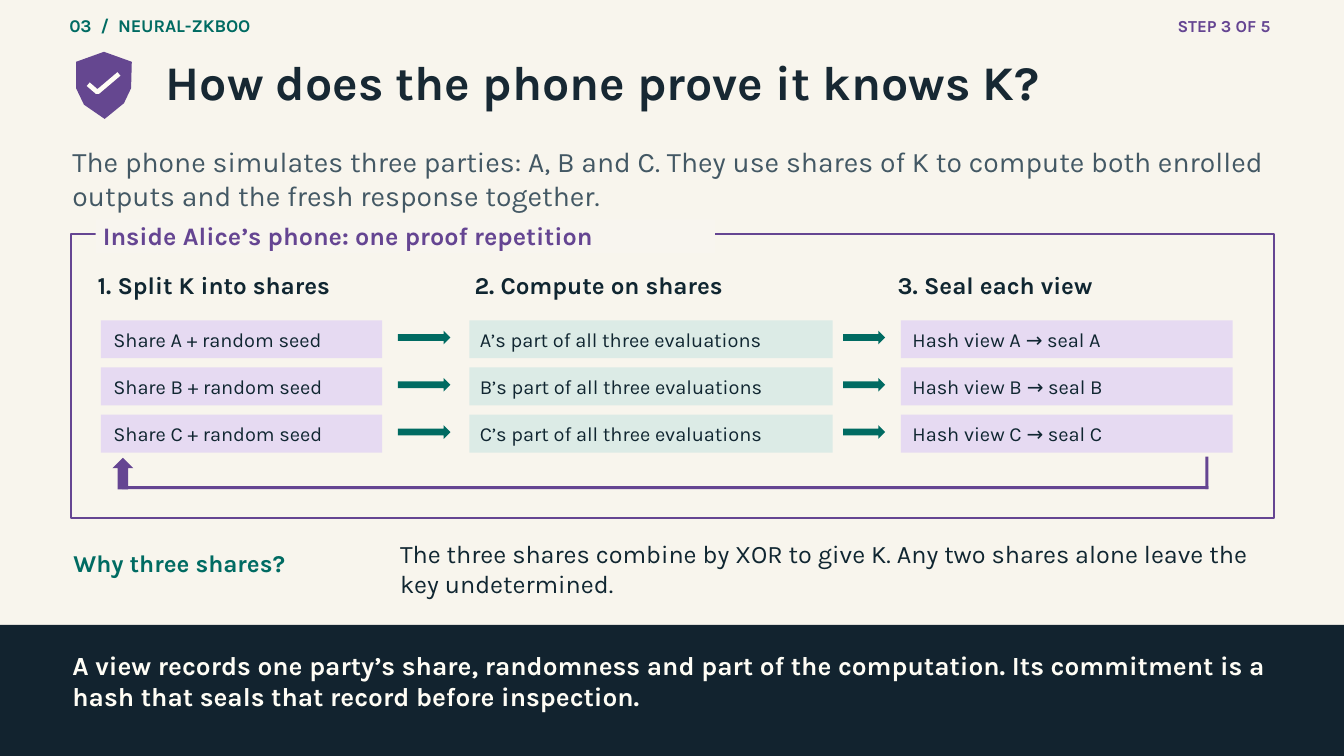
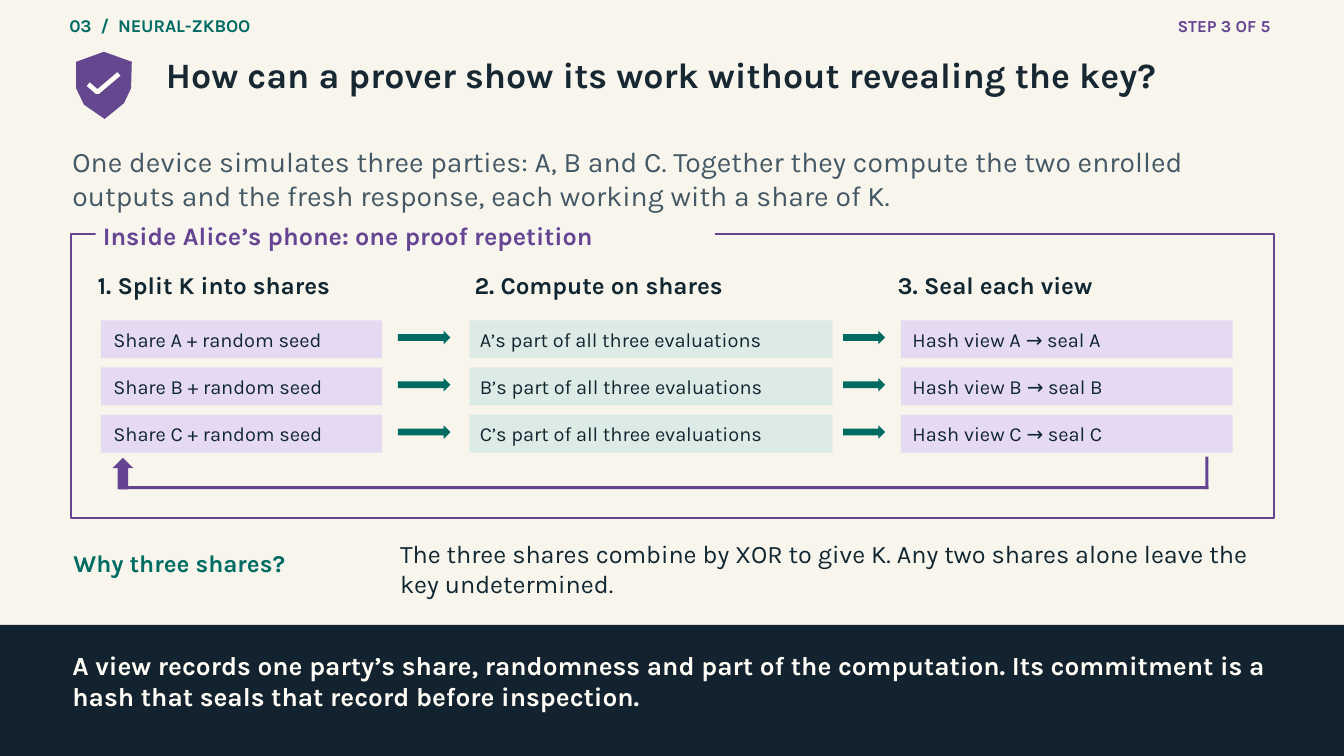
Before and after one commit to magnux/neural_cryptography, a slide deck: slide 14 of docs/presentation/neural-cryptography.pptx. Drawn at 1344x756 pixels with LibreOffice and Linux fonts; fonts in the diff are those of the drawing. Boxes give left, top, right and bottom in pixels: in the first picture for what was removed or moved away, otherwise in the second. Text is boxed around its words. In the diff, an @@ line names an element or a change of style, - is before the commit and + after.

```diff
--- a/docs/presentation/neural-cryptography.pptx
+++ b/docs/presentation/neural-cryptography.pptx
@@ text at (166,62,1156,97): text changed; size 34.5 to 25.5 pt @@
-How does the phone prove it knows K?
+How can a prover show its work without revealing the key?
@@ text at (72,152,1183,213): text changed @@
-The phone simulates three parties: A, B and C. They use shares of K to compute both enrolled outputs and the fresh response together.
+One device simulates three parties: A, B and C. Together they compute the two enrolled outputs and the fresh response, each working with a share of K.
```
Also in this commit, not shown: 27 other slides changed, 1 other file.
